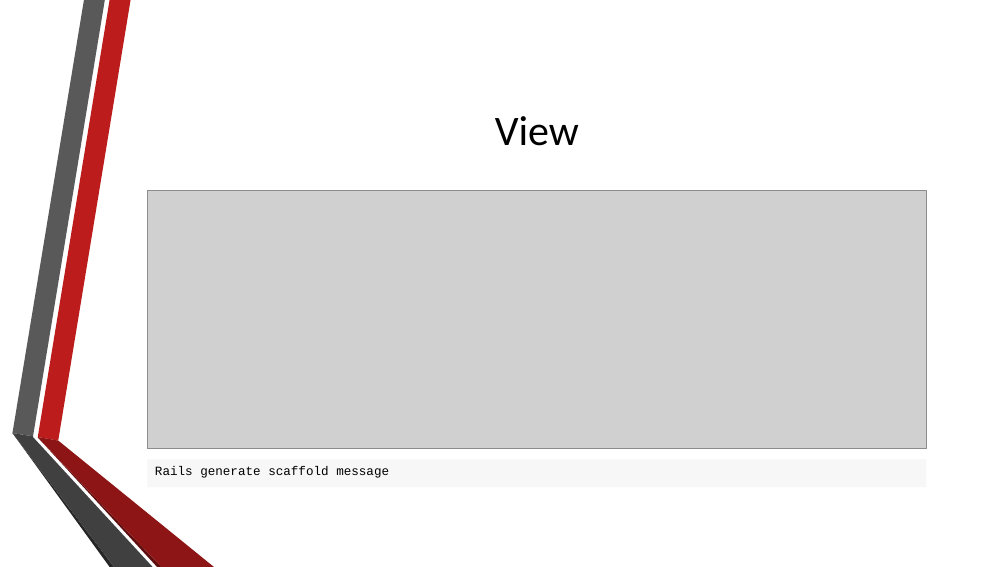
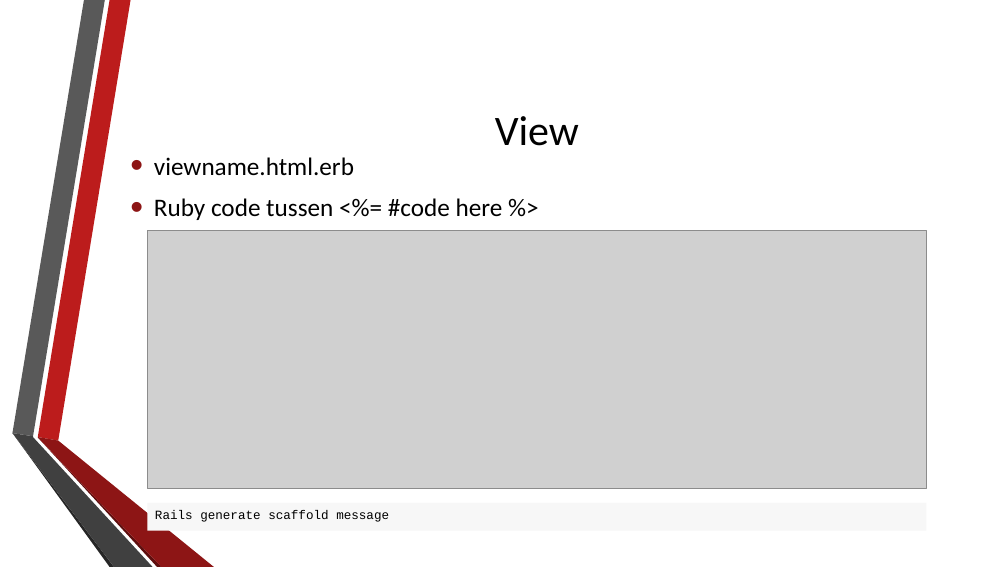
Before and after one commit to RobinDeHerdt/Web-Research, a slide deck: slide 18 of Ruby on Rails.pptx (slide 16 before the commit). Drawn at 1008x567 pixels with LibreOffice and Linux fonts; fonts in the diff are those of the drawing; grey boxes stand for pictures; background and template pictures are left out. Boxes give left, top, right and bottom in pixels: in the first picture for what was removed or moved away, otherwise in the second. Text is boxed around its words. In the diff, an @@ line names an element or a change of style, - is before the commit and + after.

```diff
--- a/Ruby on Rails.pptx
+++ b/Ruby on Rails.pptx
@@ text added at <box>154,157,503,220</box>, 24 pt, text #000000 @@
+• viewname.html.erb
+• Ruby code tussen <%= #code here %>
@@ picture: place and size @@
-picture at <box>147,191,926,449</box>
+picture at <box>147,230,926,488</box>
@@ rectangle "Rails generate scaffold message": place and size @@
-rectangle "Rails generate scaffold message" at <box>147,460,926,488</box>
+rectangle "Rails generate scaffold message" at <box>147,503,926,531</box>
```
Also in this commit, not shown: 4 other slides changed, 1 slide added, 1 other file.
